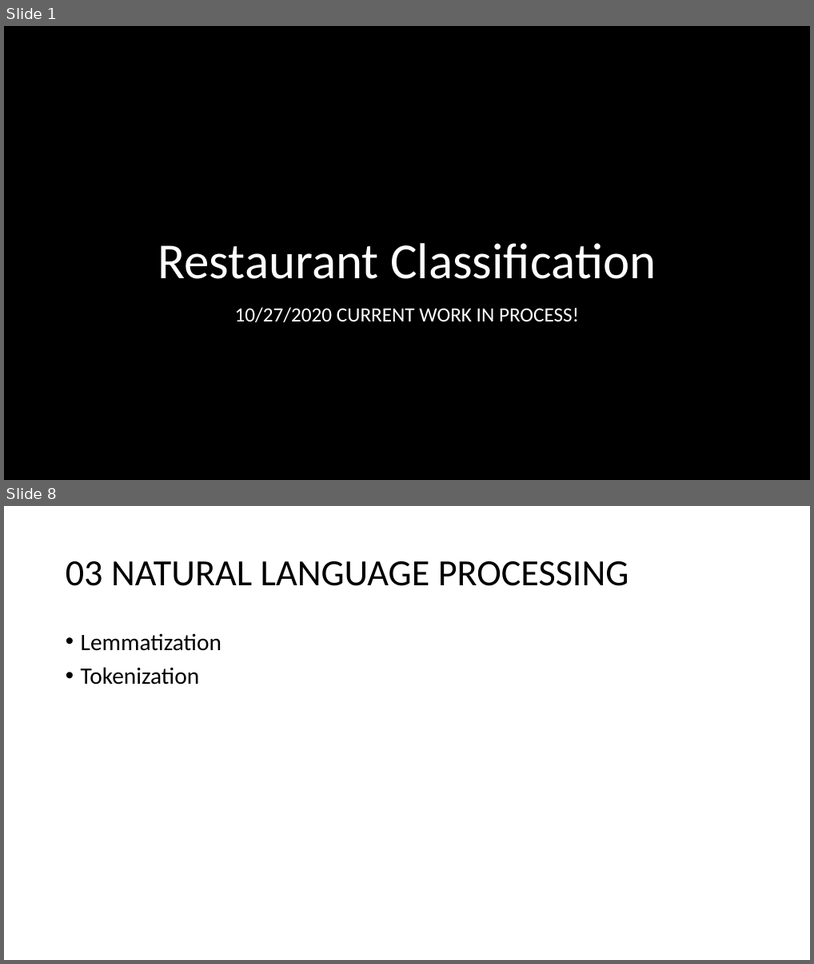
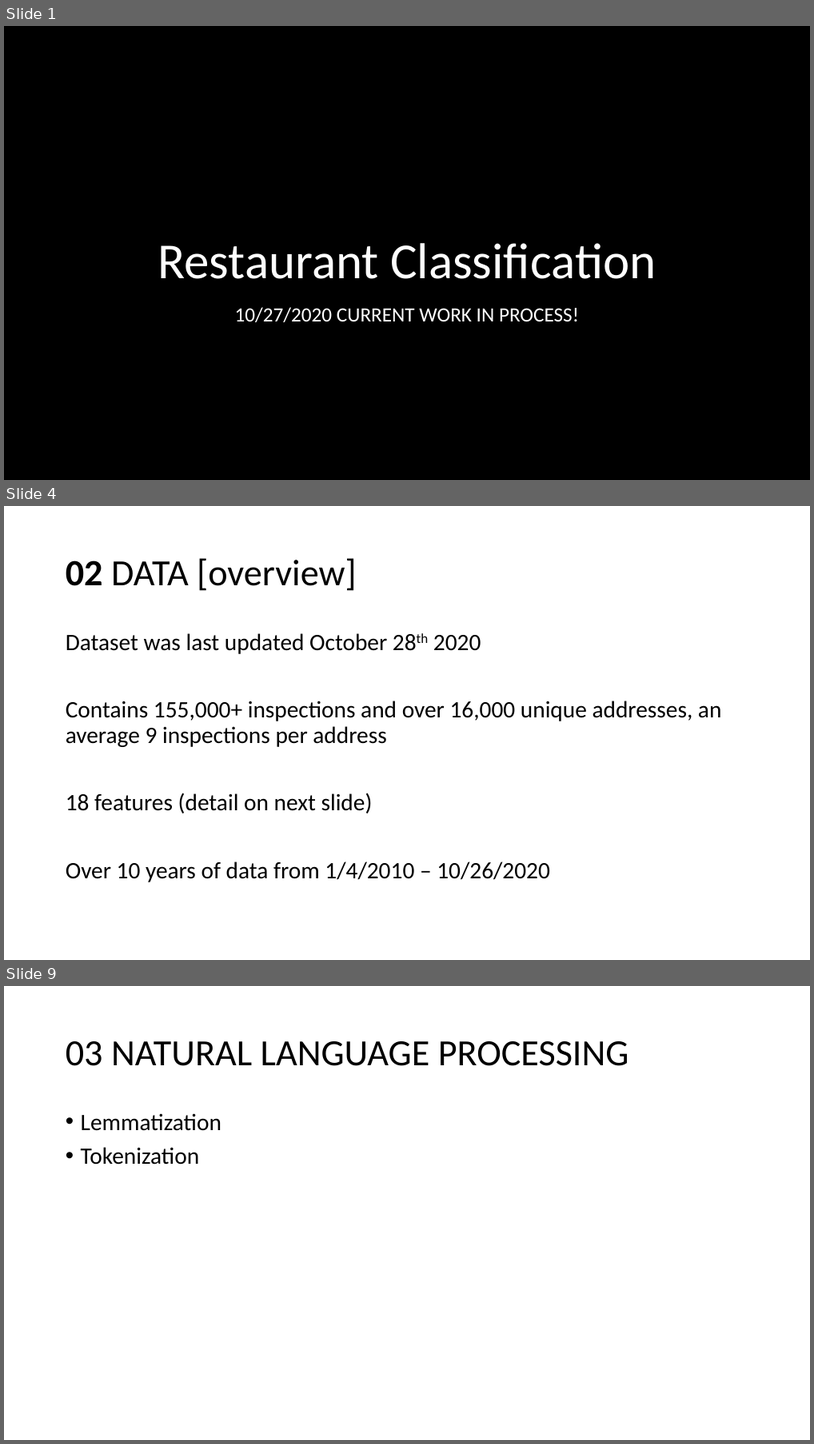
Before and after one commit to sstarkjr/NLP-food-safety-classification, a slide deck: Presentation.pptx. Shown one above the other, each under a label of ours: slides 1 and 8 before the commit, slides 1, 4 and 9 after it; the slides between them are not shown. The pictures are 814x964 and 814x1444 pixels, drawn with LibreOffice and Linux fonts; fonts in the diff are those of the drawing; background and template pictures are left out. Boxes give left, top, right and bottom in pixels: in the first picture for what was removed or moved away, otherwise in the second. Text is boxed around its words. In the diff, an @@ line names an element or a change of style, - is before the commit and + after.

```diff
--- a/Presentation.pptx
+++ b/Presentation.pptx
@@ slide 4 added at <box>4,506,810,960</box>, background #FFFFFF @@
@@ title added at <box>66,558,357,591</box>, 44 pt, text #000000 @@
+02 DATA [overview]
@@ text added at <box>66,633,722,882</box>, 28 pt, text #000000 @@
+Dataset was last updated October 28th 2020
+Contains 155,000+ inspections and over 16,000 unique addresses, an average 9 inspections per address
+18 features (detail on next slide)
+Over 10 years of data from 1/4/2010 – 10/26/2020
@@ what was slide 8 is now slide 9 @@
```
Also in this commit, not shown: 6 slides changed, 1 other slide added, 3 slides removed, 3 other files.
